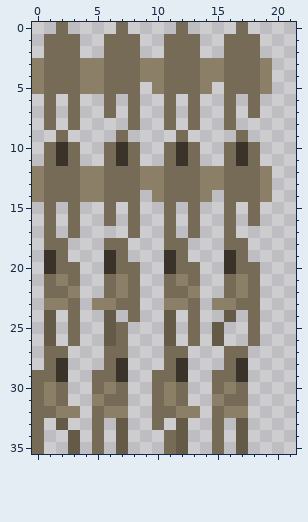
A pixel-art sprite gets an edit: ProjectBueno-Release/Content/plWalk.png. The picture above is the old version.
The file is 30x36 pixels. Shown: x 0..21, y 0..35.
After the commit:
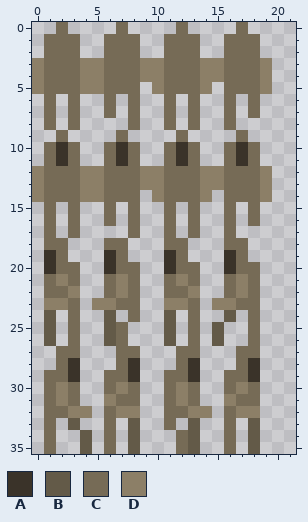
Palette (. is transparent): A #3a3329  B #635a48  C #766b56  D #8c7f67
Edits made:
@@ x 0..21 @@
 26 .B.C..BC...B.C.B..C...
-27 .CC...CC...CC...CC....
-28 .CA...CA...CA...CA....
-29 CCA..CCA..CCA..CCA....
-30 CDC..CDC..CDC..CDC....
-31 CDC..DCC..CDC..DCC....
-32 CCDD.CDD..CCDD.CDD....
-33 C.B..C.B..C.B..C.B....
-34 C..B.C.B...CB..C.B....
-35 C..B.C.B...CB..C.B....
+27 ..CC...CC...CC...CC...
+28 ..CA...CA...CA...CA...
+29 .CCA..CCA..CCA..CCA...
+30 .CDC..CDC..CDC..CDC...
+31 .CDC..DCC..CDC..DCC...
+32 .CCDD.CDD..CCDD.CDD...
+33 .C.B..C.B..C.B..C.B...
+34 .C..B.C.B...CB..C.B...
+35 .C..B.C.B...CB..C.B...
Boxes around the changes in both pictures, in picture pixels (x1, y1, x2, y2):
changed: (32, 346, 260, 454)
